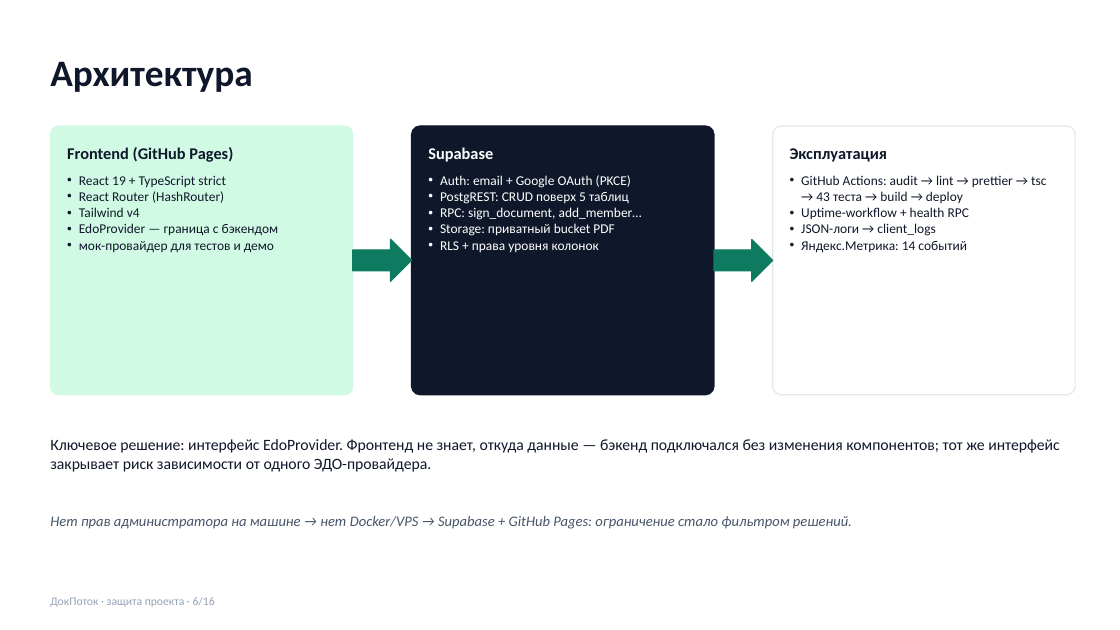
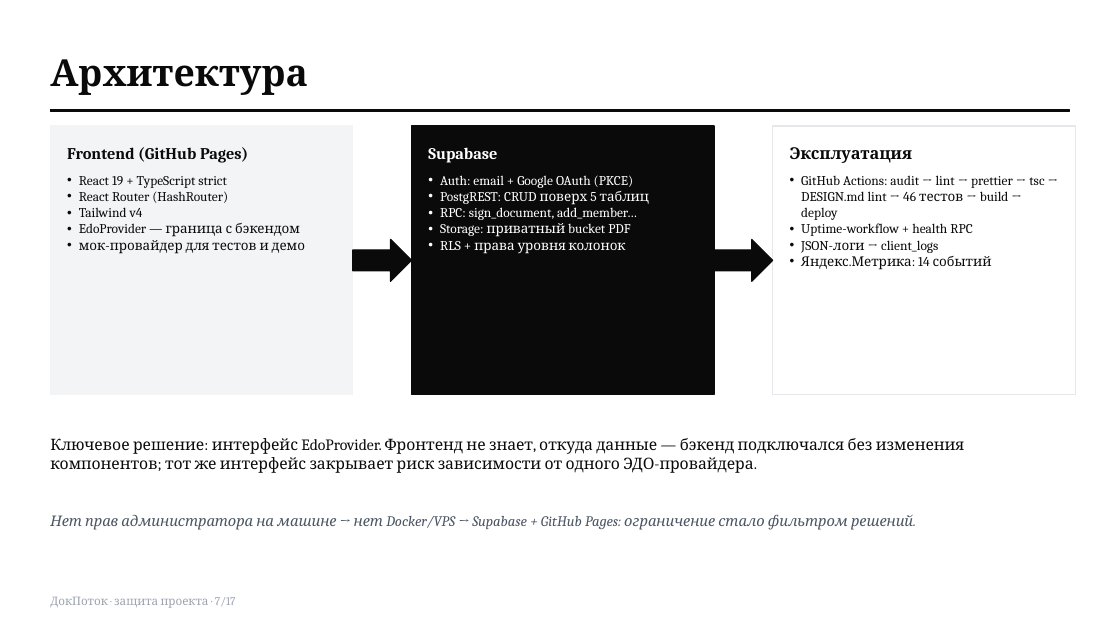
Before and after one commit to topchiiaa-eng/docflow, a slide deck: slide 7 of docs/presentation.pptx (slide 6 before the commit). Drawn at 1120x630 pixels with LibreOffice and Linux fonts; fonts in the diff are those of the drawing. Boxes give left, top, right and bottom in pixels: in the first picture for what was removed or moved away, otherwise in the second. Text is boxed around its words. In the diff, an @@ line names an element or a change of style, - is before the commit and + after.

```diff
--- a/docs/presentation.pptx
+++ b/docs/presentation.pptx
@@ rectangle added at bbox=[50, 109, 1070, 112], fill #0A0A0A, outline #0A0A0A 1 pt @@
@@ rounded rectangle removed at bbox=[50, 126, 353, 395] @@
@@ rectangle added at bbox=[50, 126, 353, 395], fill #F3F4F6, outline #F3F4F6 1 pt @@
@@ rounded rectangle removed at bbox=[412, 126, 714, 395] @@
@@ rectangle added at bbox=[412, 126, 714, 395], fill #0A0A0A, outline #0A0A0A 1 pt @@
@@ text "Supabase" at bbox=[428, 147, 497, 163]: font Calibri to Cambria @@
@@ rounded rectangle removed at bbox=[773, 126, 1075, 395] @@
@@ rectangle added at bbox=[773, 126, 1075, 395], fill #FFFFFF, outline #E5E7EB 1 pt @@
@@ text "Auth: email + Google OAuth ..." at bbox=[440, 175, 649, 254]: font Calibri to Cambria @@
@@ text at bbox=[801, 175, 1044, 220]: text changed; font Calibri to Cambria; text colour #0F172A to #0A0A0A @@
-• GitHub Actions: audit → lint → prettier → tsc → 43 теста → build → deploy
+• GitHub Actions: audit → lint → prettier → tsc → DESIGN.md lint → 46 тестов → build → deploy
@@ right arrow at bbox=[353, 239, 412, 281]: fill #0E7A5F to #0A0A0A; outline #0E7A5F 1 pt to #0A0A0A 1 pt @@
@@ right arrow at bbox=[714, 239, 773, 281]: fill #0E7A5F to #0A0A0A; outline #0E7A5F 1 pt to #0A0A0A 1 pt @@
@@ text at bbox=[801, 223, 992, 270]: font Calibri to Cambria, text colour #0F172A to #0A0A0A in "Uptime-workflow + health RPC", "JSON-логи → client_logs", "Яндекс.Метрика: 14 событий" @@
@@ font Calibri to Cambria, text colour #0F172A to #0A0A0A in 5 elements at bbox=[50, 59, 308, 95], bbox=[67, 147, 248, 163], bbox=[79, 176, 305, 254], bbox=[790, 147, 912, 163], bbox=[50, 438, 964, 473] @@
@@ text "Нет прав администратора на машине ..." at bbox=[50, 515, 913, 530]: font Calibri to Cambria, text colour #475569 to #4B5563 @@
@@ text at bbox=[50, 597, 236, 608]: text changed; font Calibri to Cambria; text colour #94A3B8 to #9CA3AF @@
-ДокПоток · защита проекта · 6/16
+ДокПоток · защита проекта · 7/17
```
Also in this commit, not shown: 15 other slides changed, 1 slide added, 12 other files.
